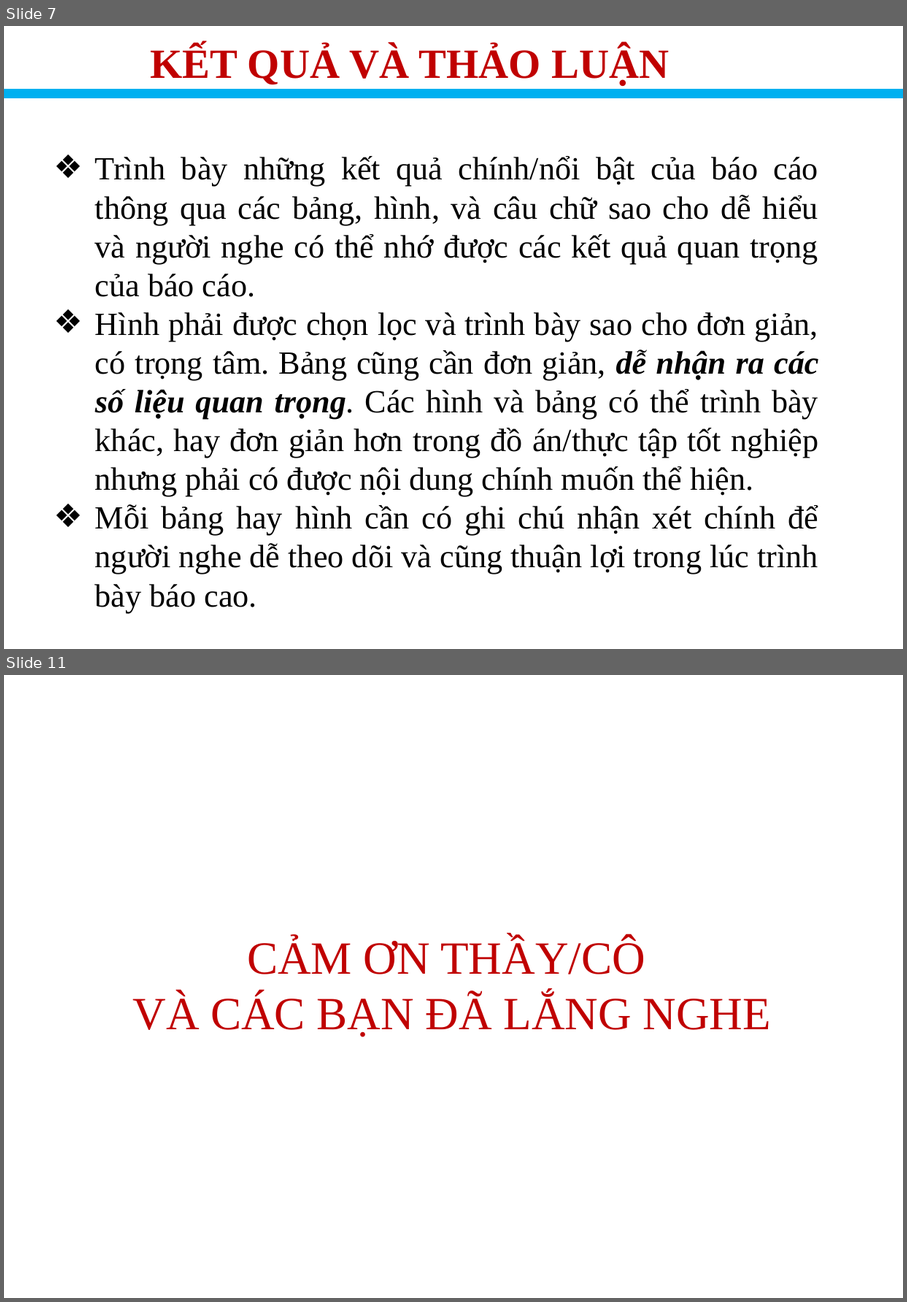
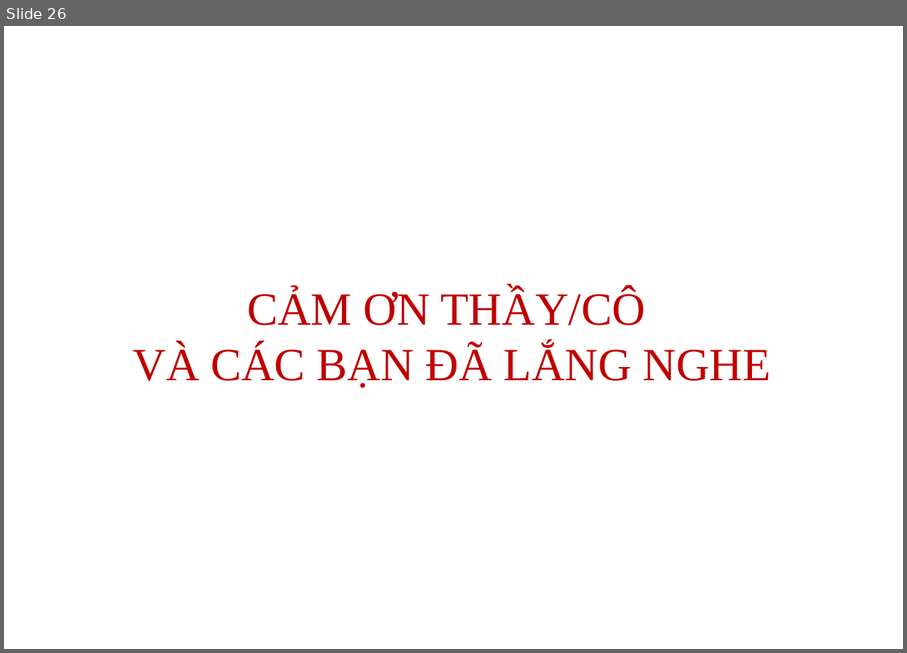
Before and after one commit to ruibi2204/Do_an_Delta.Robot_Dang_Rui_Bi, a slide deck: Thuyết minh _ Trình bày/Trình bày.pptx. Shown one above the other, each under a label of ours: slides 7 and 11 before the commit, slide 26 after it; the slides between them are not shown. The pictures are 907x1302 and 907x653 pixels, drawn with LibreOffice and Linux fonts; fonts in the diff are those of the drawing; background and template pictures are left out. Boxes give left, top, right and bottom in pixels: in the first picture for what was removed or moved away, otherwise in the second. Text is boxed around its words. In the diff, an @@ line names an element or a change of style, - is before the commit and + after.

```diff
--- a/Thuyết minh _ Trình bày/Trình bày.pptx
+++ b/Thuyết minh _ Trình bày/Trình bày.pptx
@@ slide 7 removed at (4,26,903,649), background #FFFFFF @@
@@ text removed at (151,46,669,86) @@
-KẾT QUẢ VÀ THẢO LUẬN
@@ line removed from (4, 93) to (903, 93) @@
@@ text removed at (95,156,819,613) @@
-❖ Trình bày những kết quả chính/nổi bật của báo cáo thông qua các bảng, hình, và câu chữ sao cho dễ hiểu và người nghe có thể nhớ được các kết quả quan trọng của báo cáo.
-❖ Hình phải được chọn lọc và trình bày sao cho đơn giản, có trọng tâm. Bảng cũng cần đơn giản, dễ nhận ra các số liệu quan trọng. Các hình và bảng có thể trình bày khác, hay đơn giản hơn trong đồ án/thực tập tốt nghiệp nhưng phải có được nội dung chính muốn thể hiện.
-❖ Mỗi bảng hay hình cần có ghi chú nhận xét chính để người nghe dễ theo dõi và cũng thuận lợi trong lúc trình bày báo cao.
@@ what was slide 11 is now slide 26 @@
```
Also in this commit, not shown: 2 slides changed, 23 slides added, 9 other slides removed, 13 other files.
